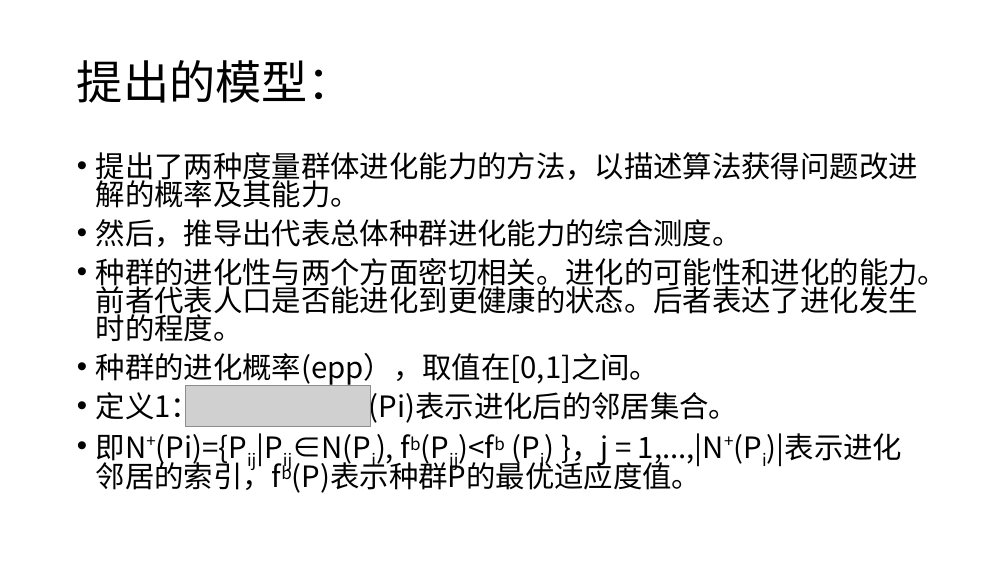
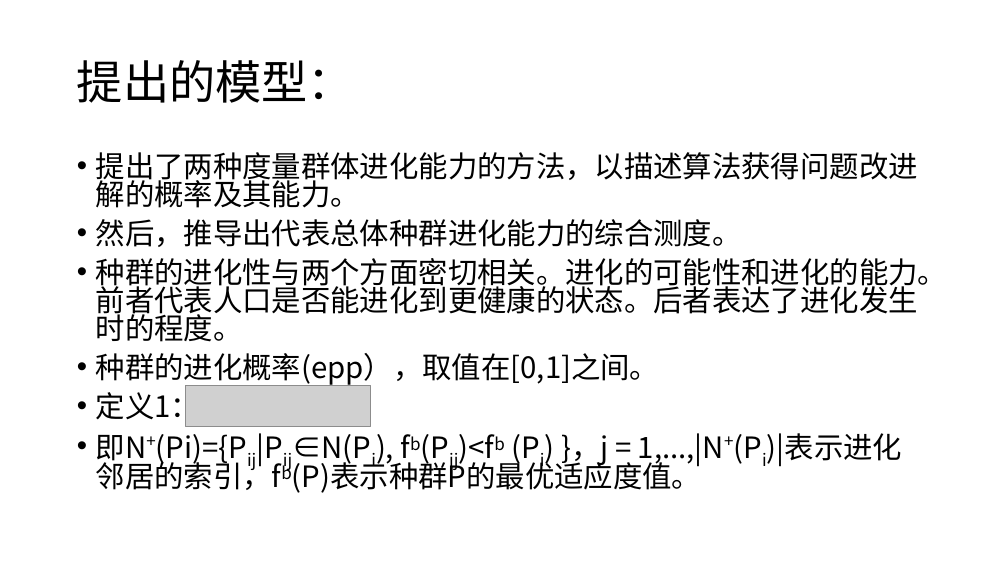
Before and after one commit to pikingpan/MyVSCode, a slide deck: slide 4 of DE/Population Evolvability.pptx. Drawn at 1008x567 pixels with LibreOffice and Linux fonts; fonts in the diff are those of the drawing; grey boxes stand for pictures. Boxes give left, top, right and bottom in pixels: in the first picture for what was removed or moved away, otherwise in the second. Text is boxed around its words. In the diff, an @@ line names an element or a change of style, - is before the commit and + after.

```diff
--- a/DE/Population Evolvability.pptx
+++ b/DE/Population Evolvability.pptx
@@ text at bbox=[96, 387, 200, 425]: text changed @@
-• 定义1： N+(Pi)表示进化后的邻居集合。
+• 定义1：
```
Also in this commit, not shown: 5 slides added, 45 other files.
